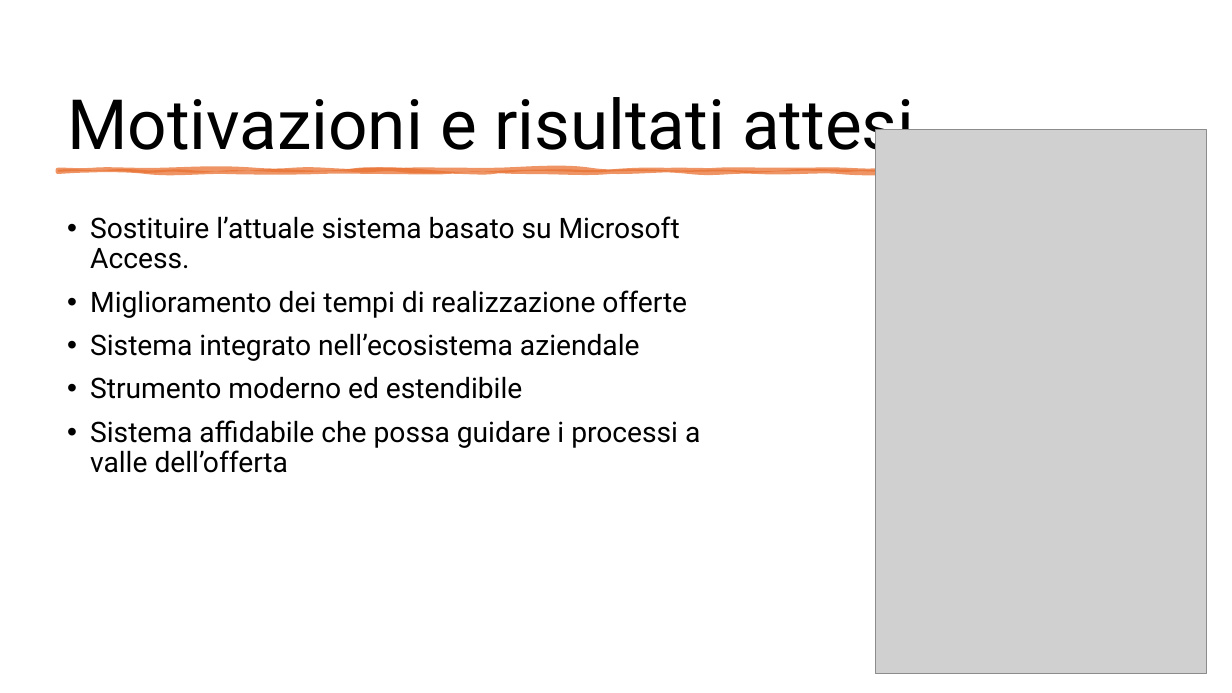
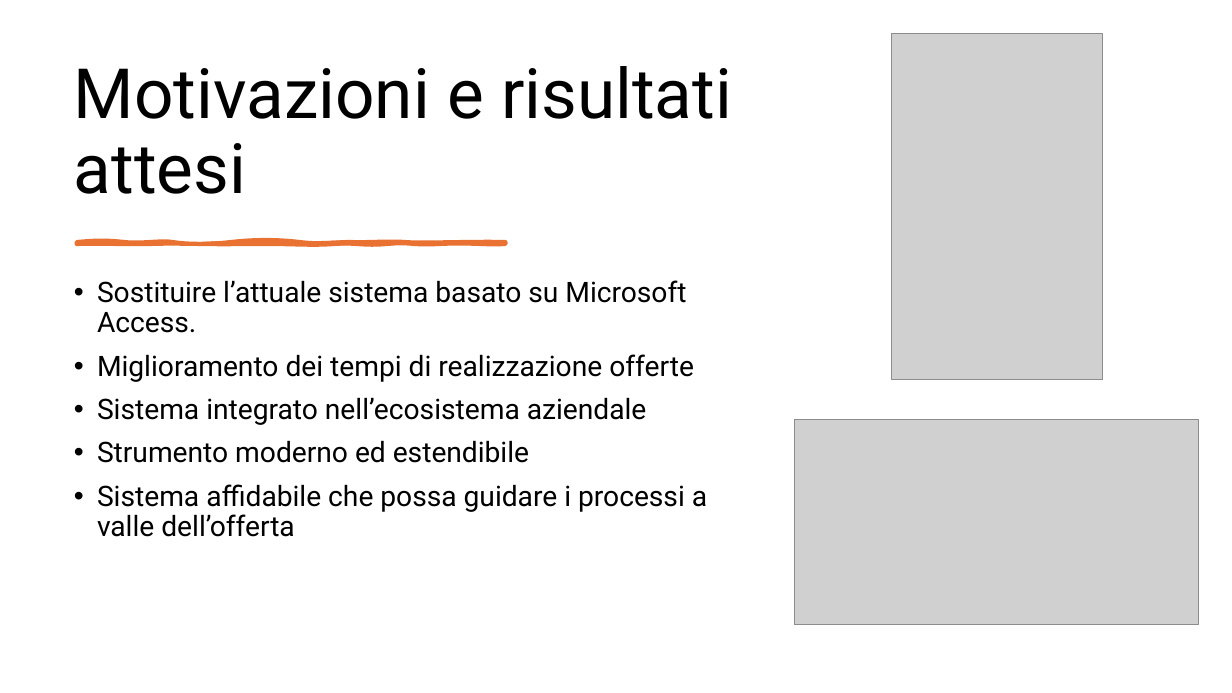
Before and after one commit to Cav95/Tesi_Triennale, a slide deck: slide 3 of Slide/Configuratore di prodotto per le vendite.pptx. Drawn at 1232x693 pixels with LibreOffice and Linux fonts; fonts in the diff are those of the drawing; grey boxes stand for pictures. Boxes give left, top, right and bottom in pixels: in the first picture for what was removed or moved away, otherwise in the second. Text is boxed around its words. In the diff, an @@ line names an element or a change of style, - is before the commit and + after.

```diff
--- a/Slide/Configuratore di prodotto per le vendite.pptx
+++ b/Slide/Configuratore di prodotto per le vendite.pptx
@@ title "Motivazioni e risultati attesi" rewrapped from bbox=[67, 97, 914, 165] to bbox=[74, 66, 732, 194] @@
@@ picture: place and size @@
-picture at bbox=[875, 129, 1207, 674]
+picture at bbox=[892, 33, 1103, 380]
@@ freeform shape removed at bbox=[58, 170, 1167, 172] @@
@@ freeform shape added at bbox=[77, 242, 506, 244], fill #E97132, outline #E97132 3.25 pt @@
@@ text "Sostituire l’attuale sistema basato su ...": place and size @@
-text "Sostituire l’attuale sistema basato su ..." at bbox=[90, 216, 700, 473]
+text "Sostituire l’attuale sistema basato su ..." at bbox=[97, 280, 707, 537]
@@ picture added at bbox=[795, 420, 1199, 625] @@
```
Also in this commit, not shown: 9 other slides changed, 1 other file.
